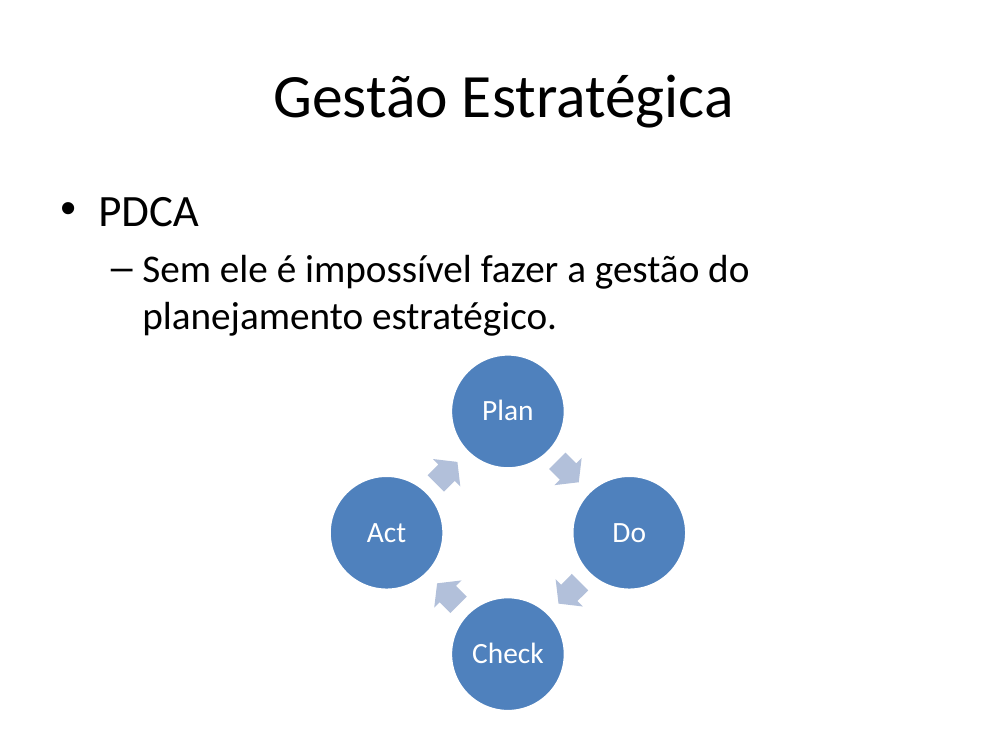
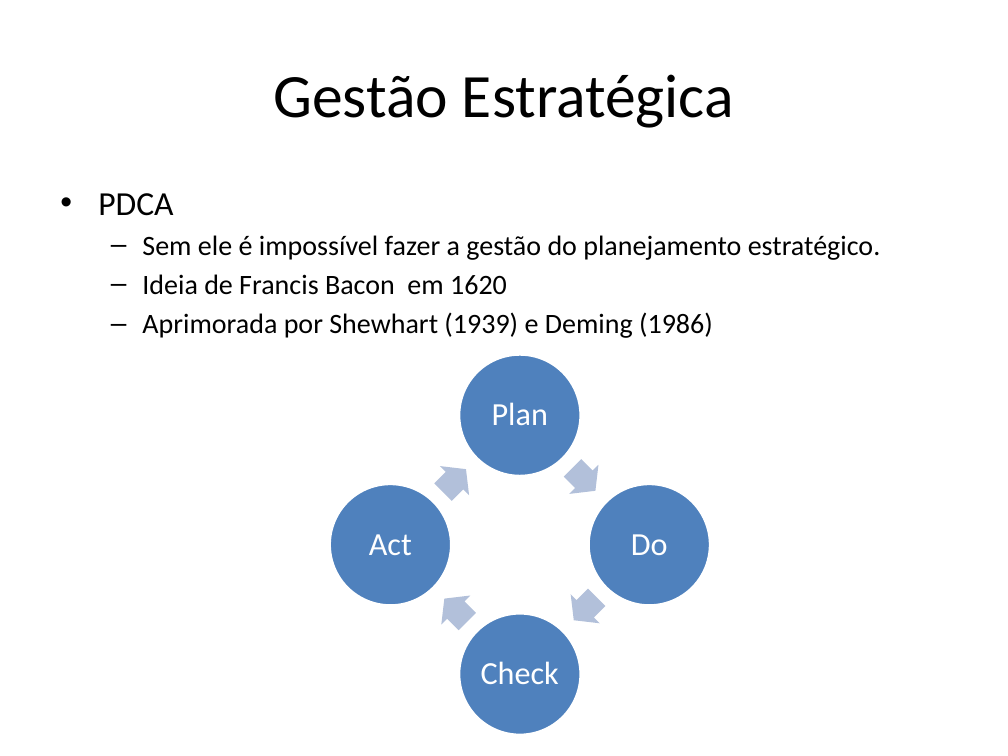
Before and after one commit to avelinoferreiragf/avelino, a slide deck: slide 20 of Gestao Estrategica TI/Estrategia Empresarial/Meu estudo.pptx (slide 17 before the commit). Drawn at 1008x756 pixels with LibreOffice and Linux fonts; fonts in the diff are those of the drawing. Boxes give left, top, right and bottom in pixels: in the first picture for what was removed or moved away, otherwise in the second. Text is boxed around its words. In the diff, an @@ line names an element or a change of style, - is before the commit and + after.

```diff
--- a/Gestao Estrategica TI/Estrategia Empresarial/Meu estudo.pptx
+++ b/Gestao Estrategica TI/Estrategia Empresarial/Meu estudo.pptx
@@ text at <box>98,193,881,260</box>: size 32 to 24 pt in "PDCA"; size 28 to 20 pt in "Sem ele é impossível fazer a gestão ..."; less space between paragraphs @@
@@ text at <box>142,274,713,338</box>: paragraphs added @@
+  – Ideia de Francis Bacon em 1620
+  – Aprimorada por Shewhart (1939) e Deming (1986)
@@ ellipse: place and size @@
-ellipse at <box>451,354,564,468</box>
+ellipse at <box>459,355,581,477</box>
@@ text "Plan": place and size @@
-text "Plan" at <box>482,399,533,420</box>
+text "Plan" at <box>492,402,548,425</box>
@@ right arrow: place and size @@
-right arrow at <box>422,449,471,497</box>
+right arrow at <box>429,454,481,506</box>
@@ right arrow: place and size @@
-right arrow at <box>543,448,592,496</box>
+right arrow at <box>558,453,610,505</box>
@@ ellipse: place and size @@
-ellipse at <box>330,476,444,590</box>
+ellipse at <box>330,484,452,606</box>
@@ text "Act": place and size @@
-text "Act" at <box>367,523,406,542</box>
+text "Act" at <box>369,534,412,555</box>
@@ ellipse: place and size @@
-ellipse at <box>573,476,686,590</box>
+ellipse at <box>589,484,711,606</box>
@@ text "Do": place and size @@
-text "Do" at <box>612,523,646,542</box>
+text "Do" at <box>631,534,668,555</box>
@@ right arrow: place and size @@
-right arrow at <box>423,569,472,618</box>
+right arrow at <box>430,584,482,636</box>
@@ right arrow: place and size @@
-right arrow at <box>545,568,594,617</box>
+right arrow at <box>560,583,612,635</box>
@@ ellipse: place and size @@
-ellipse at <box>451,597,564,711</box>
+ellipse at <box>459,613,581,735</box>
@@ size 21 to 23 pt in 4 elements at <box>492,402,548,425</box>, <box>369,534,412,555</box>, <box>631,534,668,555</box>, <box>481,661,559,684</box> @@
@@ text "Check": place and size @@
-text "Check" at <box>472,642,544,663</box>
+text "Check" at <box>481,661,559,684</box>
```
Also in this commit, not shown: 9 other slides changed, 15 slides added, 11 other files.
